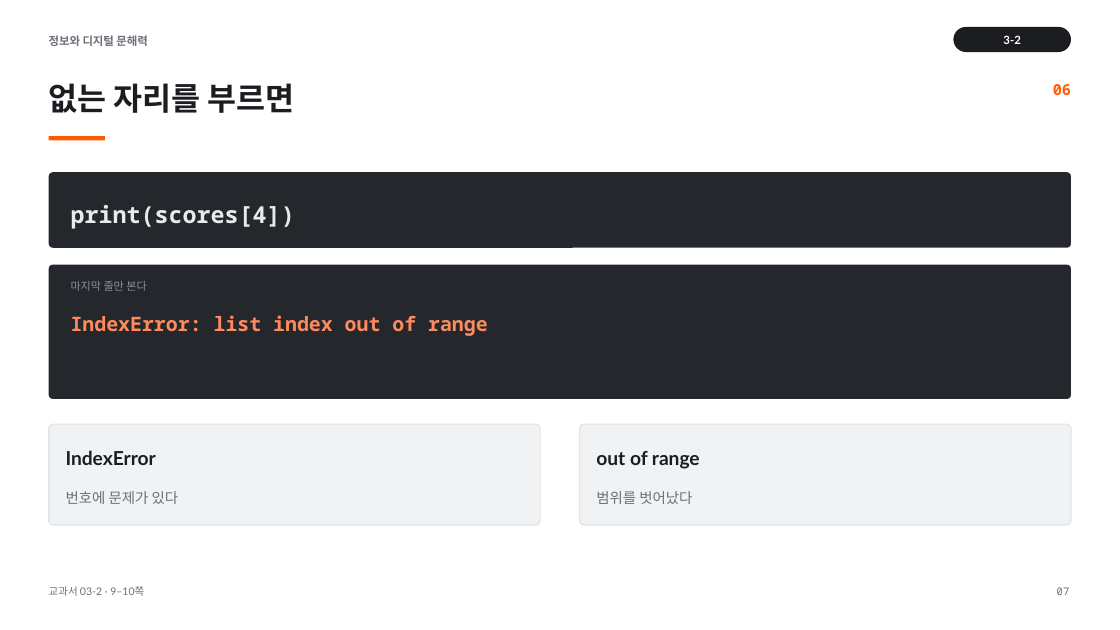
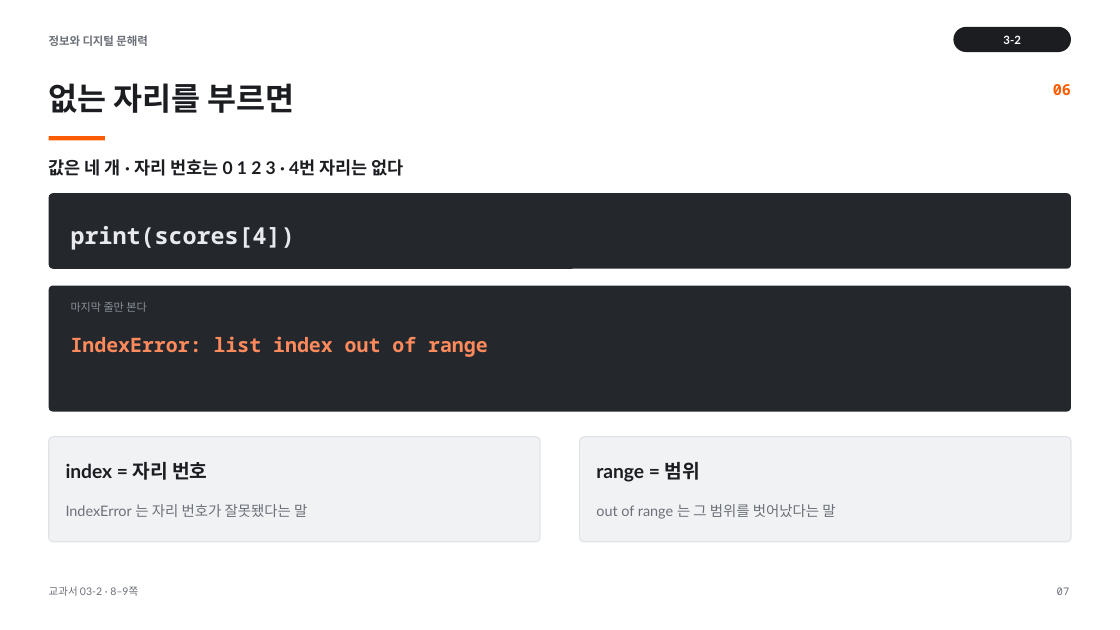
Before and after one commit to cozy819/2026-02__jdh, a slide deck: slide 7 of 03/ppt/03-2_여러_값을_묶는_두_가지_방법_v1.pptx. Drawn at 1120x630 pixels with LibreOffice and Linux fonts; fonts in the diff are those of the drawing. Boxes give left, top, right and bottom in pixels: in the first picture for what was removed or moved away, otherwise in the second. Text is boxed around its words. In the diff, an @@ line names an element or a change of style, - is before the commit and + after.

```diff
--- a/03/ppt/03-2_여러_값을_묶는_두_가지_방법_v1.pptx
+++ b/03/ppt/03-2_여러_값을_묶는_두_가지_방법_v1.pptx
@@ text added at (49,159,404,176), 15 pt, text #1B1D21, bold @@
+값은 네 개 · 자리 번호는 0 1 2 3 · 4번 자리는 없다
@@ 2 texts, 1 rounded rectangle: place and size @@
-2 texts, 1 rounded rectangle at (49,172,1071,291)
+2 texts, 1 rounded rectangle at (49,193,1071,312)
@@ proportions changed in 3 elements at (49,437,540,542), (580,437,1071,542), (49,286,1071,412) @@
@@ rounded rectangle: place and size @@
-rounded rectangle at (49,265,1071,399)
+rounded rectangle at (49,286,1071,412)
@@ text "IndexError: list index out of ...": place and size @@
-text "IndexError: list index out of ..." at (71,315,488,336)
+text "IndexError: list index out of ..." at (71,336,488,357)
@@ rounded rectangle: place and size @@
-rounded rectangle at (49,424,540,525)
+rounded rectangle at (49,437,540,542)
@@ rounded rectangle: place and size @@
-rounded rectangle at (580,424,1071,525)
+rounded rectangle at (580,437,1071,542)
@@ text "index = 자리 번호" at (66,462,207,480): vertical alignment top to middle @@
@@ text at (66,462,207,480): text changed; size 12.4 to 16.5 pt; text colour #6C7078 to #1B1D21; bold on @@
-번호에 문제가 있다
+index = 자리 번호
@@ text removed at (66,450,156,465) @@
-IndexError
@@ text at (596,462,700,482): text changed; size 12.4 to 16.5 pt; text colour #6C7078 to #1B1D21; bold on @@
-범위를 벗어났다
+range = 범위
@@ text "range = 범위" at (596,462,700,482): vertical alignment top to middle @@
@@ text added at (66,504,307,517), 12.4 pt, text #6C7078 @@
+IndexError 는 자리 번호가 잘못됐다는 말
@@ text at (596,504,835,519): text changed; size 16.5 to 12.4 pt; text colour #1B1D21 to #6C7078; bold off @@
-out of range
+out of range 는 그 범위를 벗어났다는 말
@@ text "out of range 는 그 ..." at (596,504,835,519): vertical alignment middle to top @@
@@ text at (49,586,138,596): text changed @@
-교과서 03-2 · 9–10쪽
+교과서 03-2 · 8–9쪽
```
Also in this commit, not shown: 12 other slides changed, 1 slide added, 2 other files.
